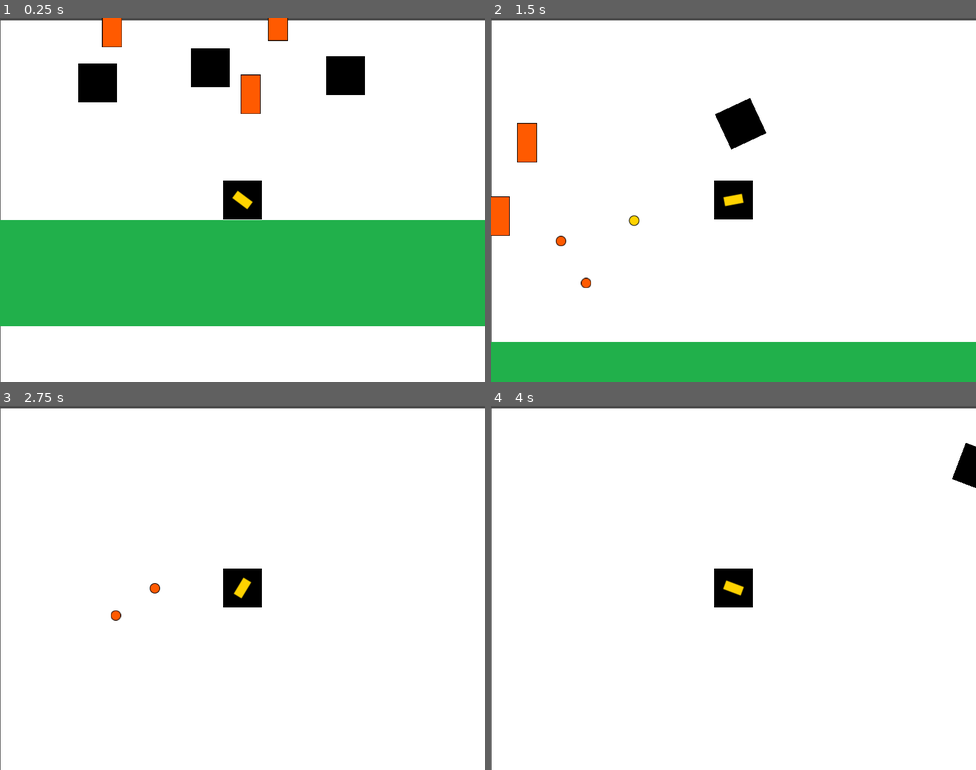
Above: before the commit, frames 1-4 (two rows, left to right).
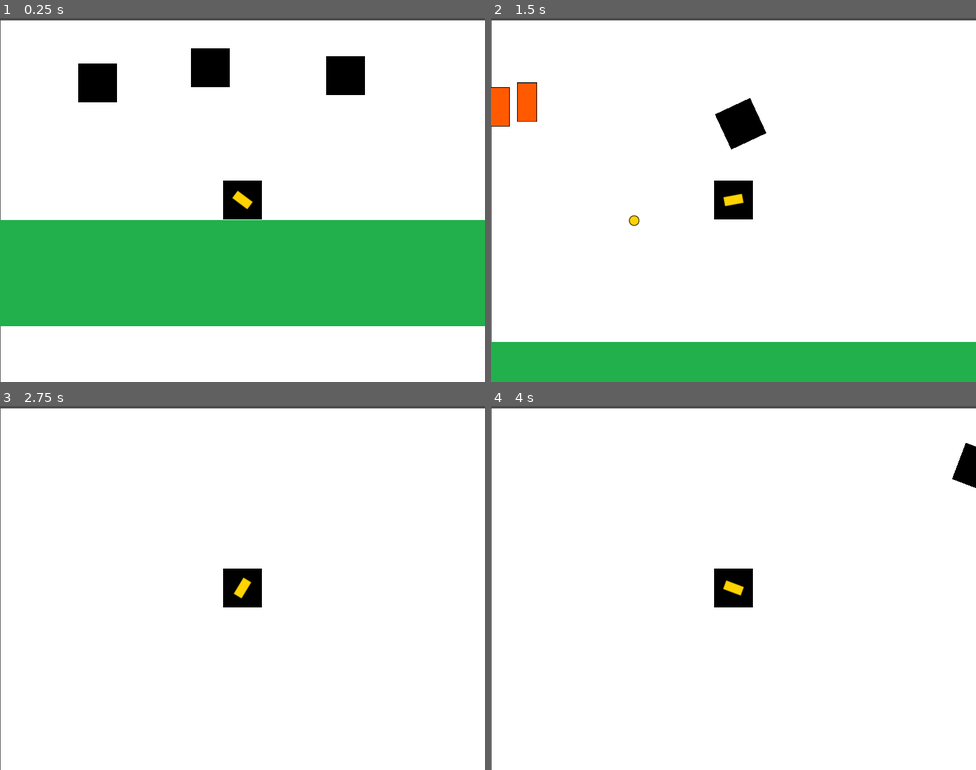
Above: after the commit, the same moments.

Repository: nicolastpi01/entregas-ipv-garcia-nicolas
Game: Godot game, scene res://Main.tscn
Same seed, same stepped clock (60 frames per second), same inputs: the game is played once before the commit and once after it.
Inputs (mouse positions are in pixels of both pictures, inside the frame that each line leads up to):
- Up to frame 1 (0.25 s): no input
- Up to frame 2 (1.5 s): move the mouse to (840, 181) at 0.52 s; hold D (move_right) 0.53-1.28 s; click (840, 181) at 0.6 s; tap Up (jump) at 0.77 s; move the mouse to (636, 218) at 1.27 s; hold A (move_left) from 1.28 s (still down); click (636, 218) at 1.35 s
- Up to frame 3 (2.75 s): tap Up (jump) at 1.52 s; move the mouse to (291, 507) at 2.02 s; release A (move_left) at 2.03 s; hold D (move_right) from 2.03 s (still down); click (291, 507) at 2.1 s
- Up to frame 4 (4 s): move the mouse to (709, 660) at 2.77 s; click (709, 660) at 2.85 s; tap Up (jump) at 3.02, 3.77 s; move the mouse to (879, 642) at 3.52 s; release D (move_right) at 3.53 s; hold A (move_left) from 3.53 s (still down); click (879, 642) at 3.6 s

The runs differ from the first frame. In frame 1, 1.0% of the frame differs, in the area x 21-60%, y 0-27%; in frame 2, 1.8%, in the area x 0-21%, y 17-75%; in frame 3, 0.1%; in frame 4, nothing differs.

Commit message:
juego sin bonus

Diff:
--- a/entrega-5-garcia-nicolas/Main.gd
+++ b/entrega-5-garcia-nicolas/Main.gd
@@ -6,4 +6,3 @@
 func _ready():
 	randomize()
 	player.initialize(self)
-	turret_spawner.initialize(player)
--- a/entrega-5-garcia-nicolas/entities/enemies/Turret.gd
+++ b/entrega-5-garcia-nicolas/entities/enemies/Turret.gd
@@ -5,17 +5,31 @@
 
 export (PackedScene) var projectile_scene
 
-var player
+var target: Node2D
 var projectile_container
 
-func initialize(container, turret_pos, player, projectile_container):
+func _ready():
+	fire_timer.connect("timeout", self, "fire_at_player")
+
+func initialize(container, turret_pos, projectile_container):
 	container.add_child(self)
 	global_position = turret_pos
-	self.player = player
 	self.projectile_container = projectile_container
-	fire_timer.connect("timeout", self, "fire_at_player")
-	fire_timer.start()
+
 
 func fire_at_player():
 	var proj_instance = projectile_scene.instance()
-	proj_instance.initialize(projectile_container, fire_position.global_position, fire_position.global_position.direction_to(player.global_position))
+	proj_instance.initialize(projectile_container, fire_position.global_position, fire_position.global_position.direction_to(target.global_position))
+
+
+func _on_DetectionArea_body_entered(body):
+	if target == null:
+		target = body
+		fire_timer.start()
+
+
+func _on_DetectionArea_body_exited(body):
+	if body == target:
+		#print(body.name)
+		target = null
+		fire_timer.stop()
--- a/entrega-5-garcia-nicolas/entities/enemies/Turret.tscn
+++ b/entrega-5-garcia-nicolas/entities/enemies/Turret.tscn
@@ -1,8 +1,11 @@
-[gd_scene load_steps=4 format=2]
+[gd_scene load_steps=5 format=2]
 
 [ext_resource path="res://assets/textures/turret.png" type="Texture" id=1]
 [ext_resource path="res://entities/enemies/Turret.gd" type="Script" id=2]
 [ext_resource path="res://entities/enemies/TurretProjectile.tscn" type="PackedScene" id=3]
+
+[sub_resource type="CircleShape2D" id=1]
+radius = 205.119
 
 [node name="Turret" type="Sprite"]
 texture = ExtResource( 1 )
@@ -13,3 +16,13 @@
 
 [node name="FirePosition" type="Position2D" parent="."]
 position = Vector2( 0, -30.0339 )
+
+[node name="DetectionArea" type="Area2D" parent="."]
+collision_layer = 0
+collision_mask = 2
+
+[node name="CollisionShape2D" type="CollisionShape2D" parent="DetectionArea"]
+shape = SubResource( 1 )
+
+[connection signal="body_entered" from="DetectionArea" to="." method="_on_DetectionArea_body_entered"]
+[connection signal="body_exited" from="DetectionArea" to="." method="_on_DetectionArea_body_exited"]
--- a/entrega-5-garcia-nicolas/entities/enemies/TurretsSpawner.gd
+++ b/entrega-5-garcia-nicolas/entities/enemies/TurretsSpawner.gd
@@ -2,11 +2,15 @@
 
 export (PackedScene) var turret_scene
 
-func initialize(player):
+
+func _ready():
+	call_deferred("initialize")
+
+func initialize():
 	var visible_rect:Rect2 = get_viewport().get_visible_rect()
 	for i in 3:
 		var turret_instance = turret_scene.instance()
 
-		var turret_pos:Vector2 = Vector2(rand_range(visible_rect.position.x, visible_rect.end.x), rand_range(visible_rect.position.y + 30, player.global_position.y - 50))
+		var turret_pos:Vector2 = Vector2(rand_range(visible_rect.position.x, visible_rect.end.x), rand_range(visible_rect.position.y + 30, 50))
 
-		turret_instance.initialize(self, turret_pos, player, self)
+		turret_instance.initialize(self, turret_pos, self)
--- a/entrega-5-garcia-nicolas/entities/player/Player.gd
+++ b/entrega-5-garcia-nicolas/entities/player/Player.gd
@@ -1,6 +1,8 @@
 extends KinematicBody2D
 
 onready var cannon = $Cannon
+
+class_name Player
 
 export (float) var ACCELERATION:float = 20.0
 export (float) var H_SPEED_LIMIT:float = 600.0
--- a/entrega-5-garcia-nicolas/entities/player/Player.tscn
+++ b/entrega-5-garcia-nicolas/entities/player/Player.tscn
@@ -12,6 +12,7 @@
 
 [node name="Player" type="KinematicBody2D"]
 position = Vector2( -0.0635071, 0.165405 )
+collision_layer = 2
 script = ExtResource( 1 )
 
 [node name="Body" type="Sprite" parent="."]
--- a/entrega-5-garcia-nicolas/project.godot
+++ b/entrega-5-garcia-nicolas/project.godot
@@ -8,8 +8,14 @@
 
 config_version=4
 
-_global_script_classes=[  ]
+_global_script_classes=[ {
+"base": "KinematicBody2D",
+"class": "Player",
+"language": "GDScript",
+"path": "res://entities/player/Player.gd"
+} ]
 _global_script_class_icons={
+"Player": ""
 }
 
 [application]
